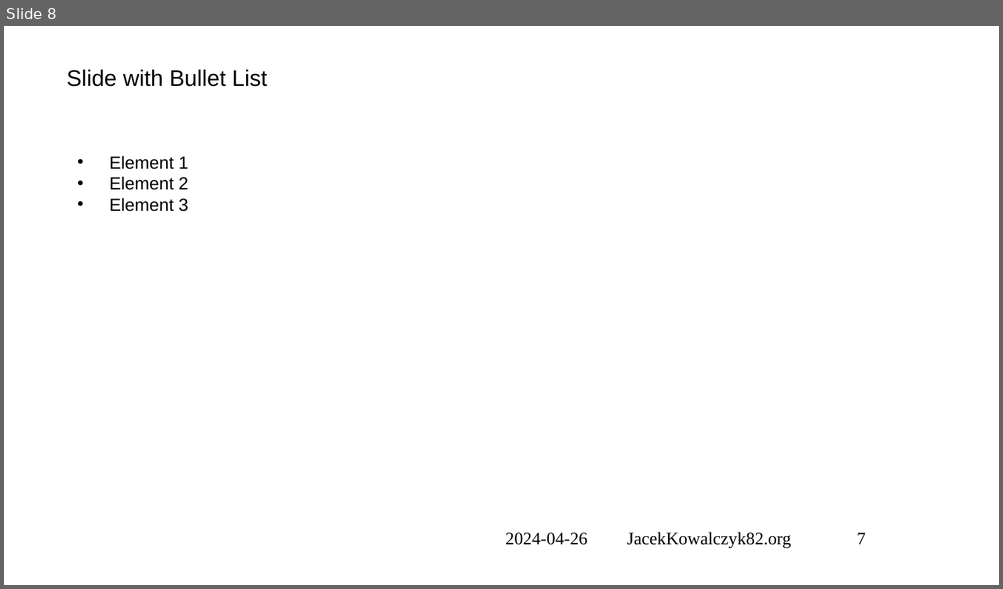
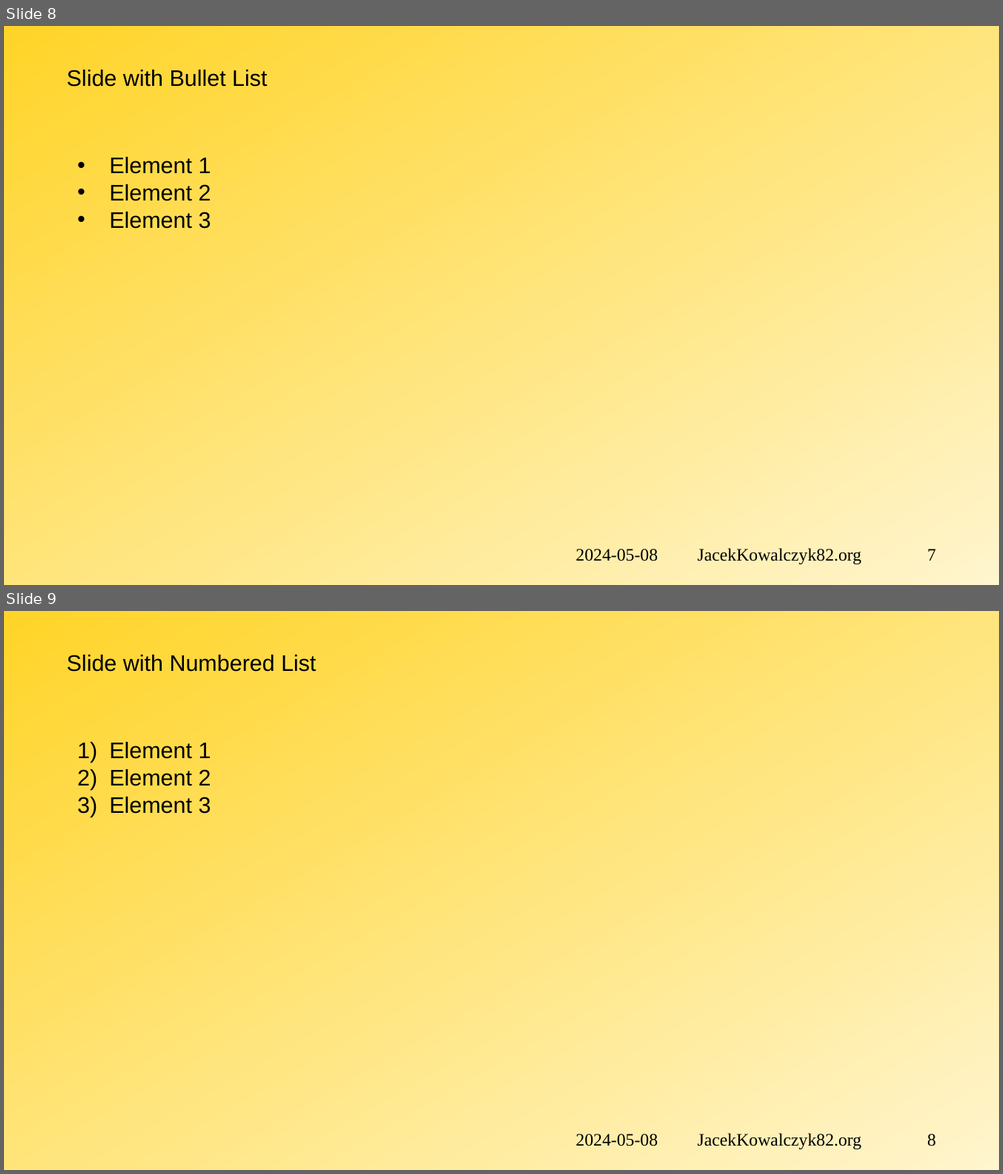
Before and after one commit to jacekkowalczyk82/code-2-present, a slide deck: HowTo-presentation.pptx. Shown one above the other, each under a label of ours: slide 8 before the commit, slides 8 and 9 after it. The pictures are 1003x589 and 1003x1174 pixels, drawn with LibreOffice and Linux fonts; fonts in the diff are those of the drawing; background and template pictures are left out. Boxes give left, top, right and bottom in pixels: in the first picture for what was removed or moved away, otherwise in the second. Text is boxed around its words. In the diff, an @@ line names an element or a change of style, - is before the commit and + after.

```diff
--- a/HowTo-presentation.pptx
+++ b/HowTo-presentation.pptx
@@ slide 9 added at [4, 611, 999, 1170], background gradient #FFD428 to #FFF5CE @@
@@ title added at [67, 655, 316, 672], 18 pt, text #000000 @@
+Slide with Numbered List
@@ text added at [109, 742, 211, 814], 18 pt, text #000000 @@
+1) Element 1
+2) Element 2
+3) Element 3
@@ text added at [575, 1133, 936, 1150], 14 pt, text #000000 @@
+2024-05-08 JacekKowalczyk82.org 8
@@ slide 8 changed as well @@
@@ background picture (left out) to gradient #FFD428 to #FFF5CE @@
@@ text "Element 1" at [109, 157, 211, 229]: size 14 to 18 pt @@
@@ text at [575, 548, 936, 565]: text changed @@
-2024-04-26 JacekKowalczyk82.org 7
+2024-05-08 JacekKowalczyk82.org 7
```
Also in this commit, not shown: 7 other slides changed, 2 other slides added, 2 slides removed, 15 other files.
